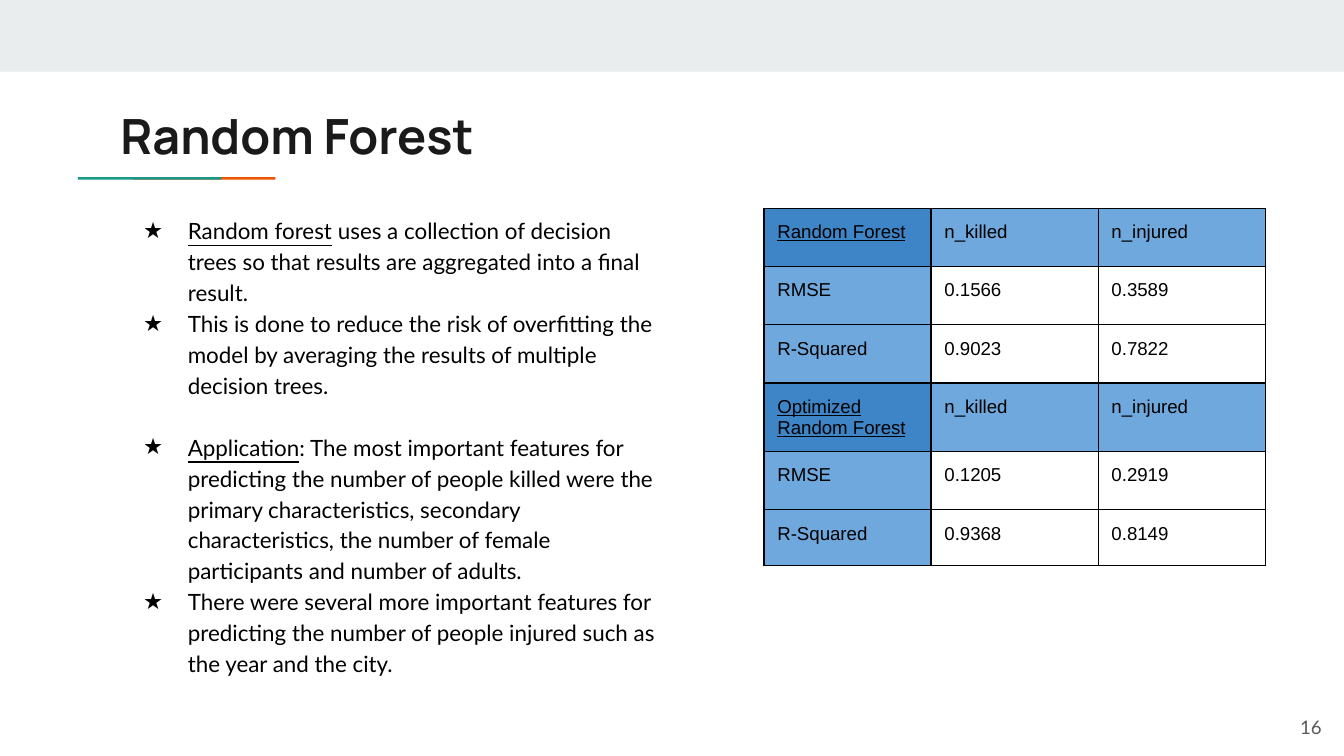
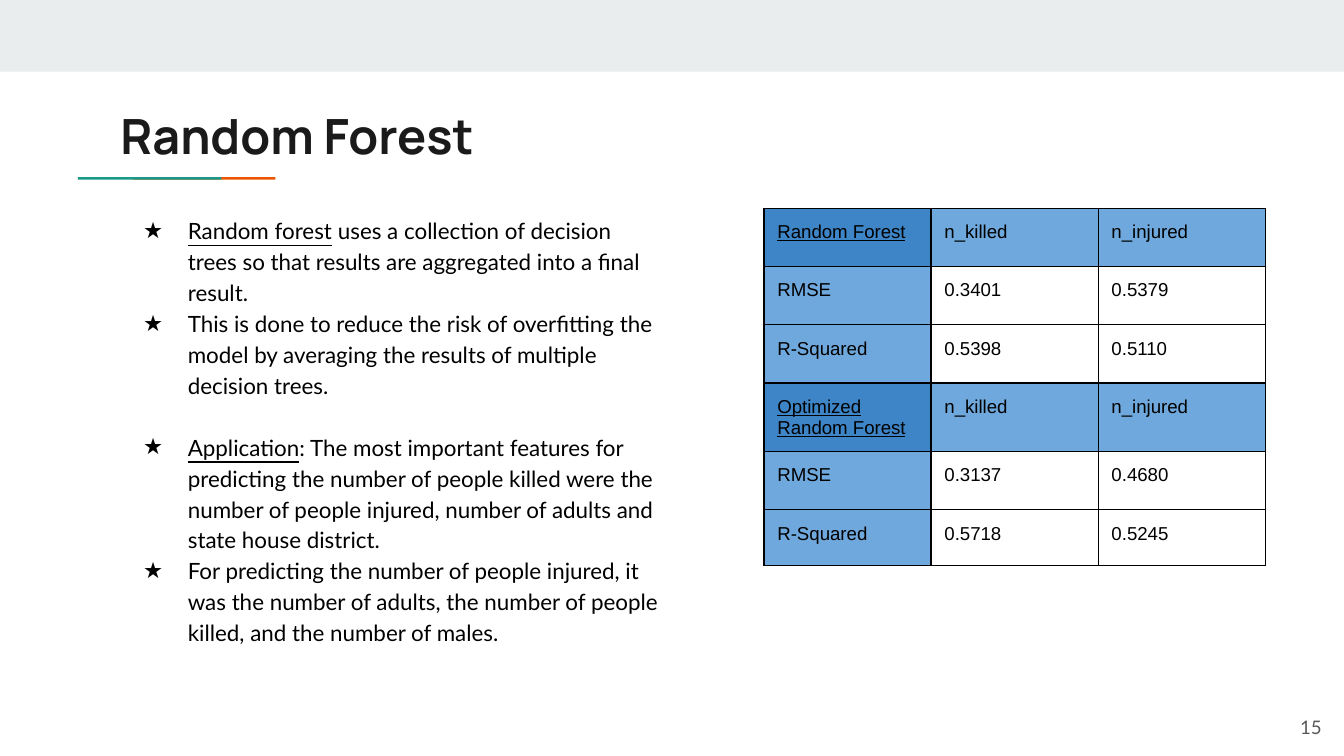
Before and after one commit to nysportsfan/Gun-Violence-in-the-US, a slide deck: slide 15 of Final_Presentation/06_gun_violence_presentation.pptx (slide 16 before the commit). Drawn at 1344x756 pixels with LibreOffice and Linux fonts; fonts in the diff are those of the drawing. Boxes give left, top, right and bottom in pixels: in the first picture for what was removed or moved away, otherwise in the second. Text is boxed around its words. In the diff, an @@ line names an element or a change of style, - is before the commit and + after.

```diff
--- a/Final_Presentation/06_gun_violence_presentation.pptx
+++ b/Final_Presentation/06_gun_violence_presentation.pptx
@@ table at <box>763,208,1263,649</box> @@
-row 2, column 2: 0.1566
+row 2, column 2: 0.3401
-row 2, column 3: 0.3589
+row 2, column 3: 0.5379
-row 3, column 2: 0.9023
+row 3, column 2: 0.5398
-row 3, column 3: 0.7822
+row 3, column 3: 0.5110
-row 5, column 2: 0.1205
+row 5, column 2: 0.3137
-row 5, column 3: 0.2919
+row 5, column 3: 0.4680
-row 6, column 2: 0.9368
+row 6, column 2: 0.5718
-row 6, column 3: 0.8149
+row 6, column 3: 0.5245
@@ text at <box>188,439,658,644</box>: text changed @@
-★ Application: The most important features for predicting the number of people killed were the primary characteristics, secondary characteristics, the number of female participants and number of adults.
-★ There were several more important features for predicting the number of people injured such as the year and the city.
+★ Application: The most important features for predicting the number of people killed were the number of people injured, number of adults and state house district.
+★ For predicting the number of people injured, it was the number of adults, the number of people killed, and the number of males.
@@ page number at <box>1300,720,1322,734</box>: text changed @@
-16
+15
```
Also in this commit, not shown: 6 other slides changed, 1 slide added, 2 slides removed, 1 other file.
